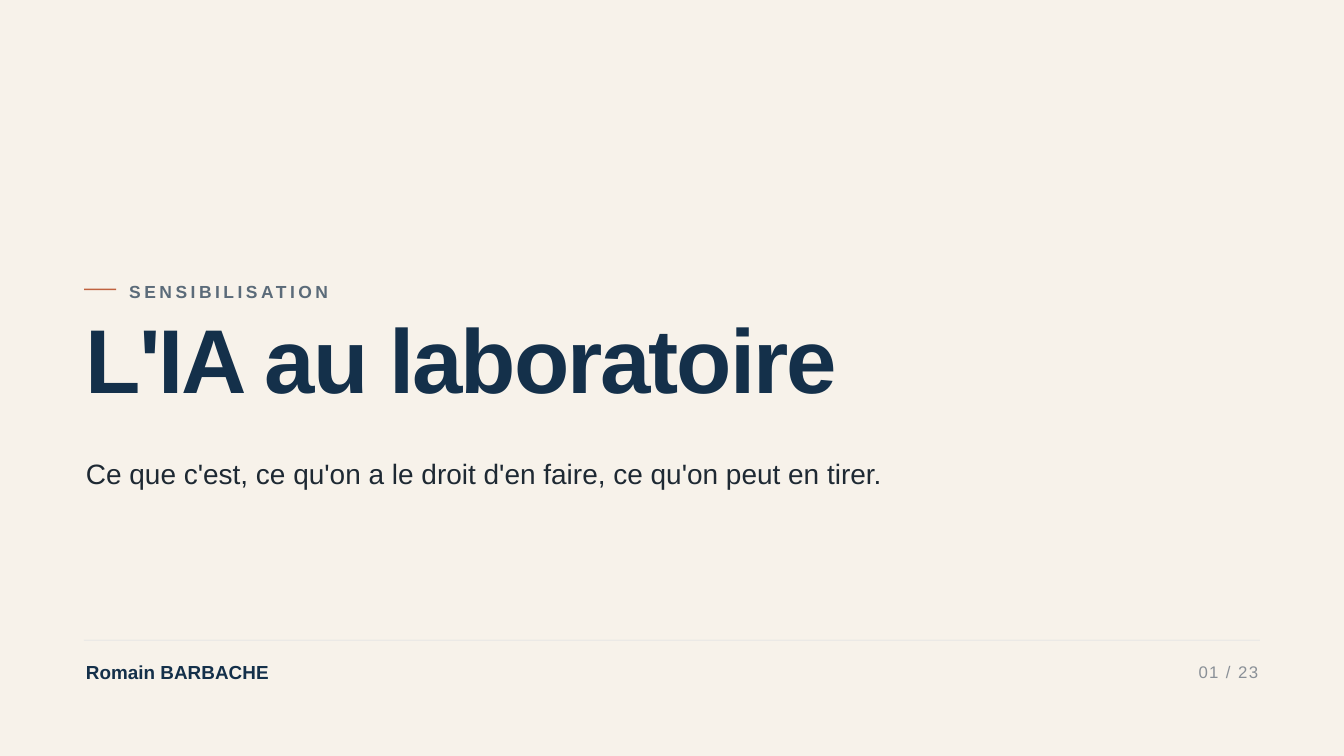
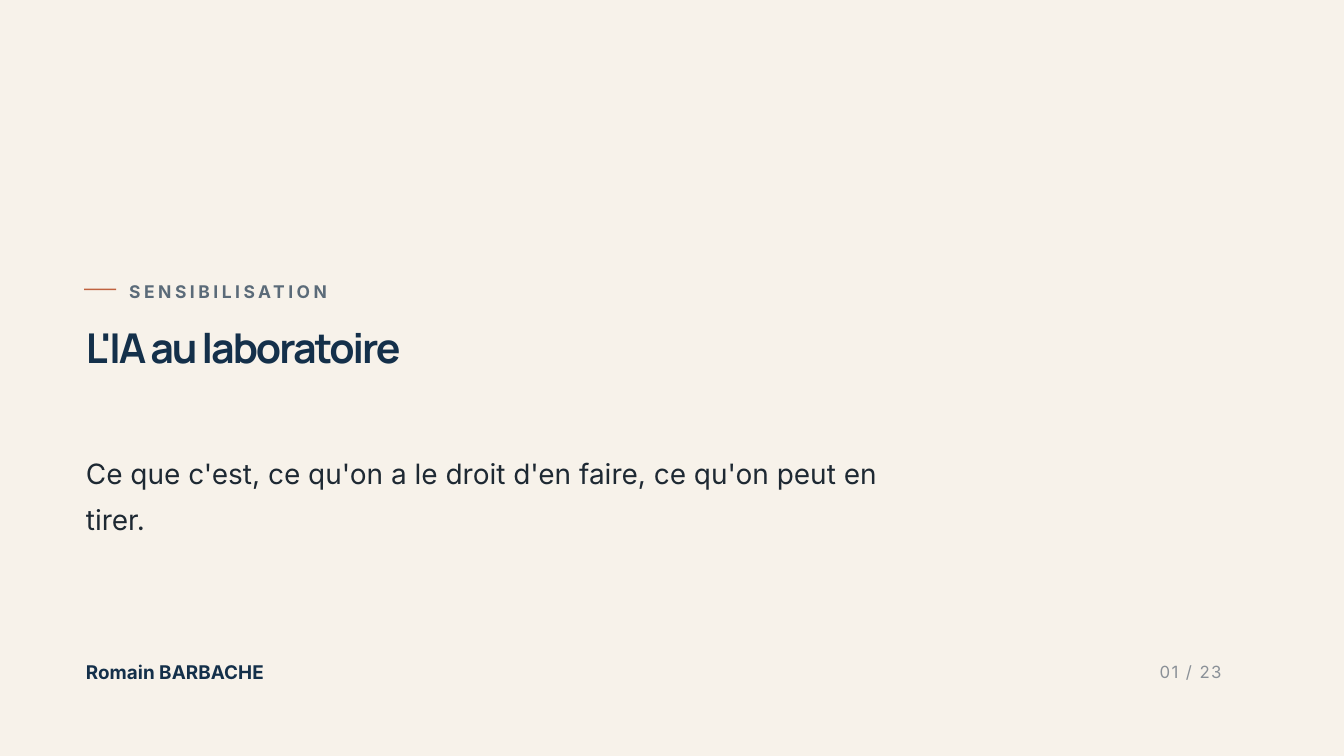
Before and after one commit to IsomereFR/Divers, a slide deck: slide 1 of Demande_de_prompt_formation_IA_2.pptx. Drawn at 1344x756 pixels with LibreOffice and Linux fonts; fonts in the diff are those of the drawing; background and template pictures are left out. Boxes give left, top, right and bottom in pixels: in the first picture for what was removed or moved away, otherwise in the second. Text is boxed around its words. In the diff, an @@ line names an element or a change of style, - is before the commit and + after.

```diff
--- a/Demande_de_prompt_formation_IA_2.pptx
+++ b/Demande_de_prompt_formation_IA_2.pptx
@@ text "L'IA au laboratoire" at [86,332,401,364]: size 97.1 to 44 pt, font Arial to Manrope; line spacing 0.78 to 0.98 @@
@@ font Arial to Inter in 4 elements at [128,280,347,302], [86,462,877,531], [86,664,263,679], [1160,666,1222,678] @@
@@ text "01 / 23": place and size @@
-text "01 / 23" at [1199,666,1258,678]
+text "01 / 23" at [1160,666,1222,678]
```
Also in this commit, not shown: 22 other slides changed.
